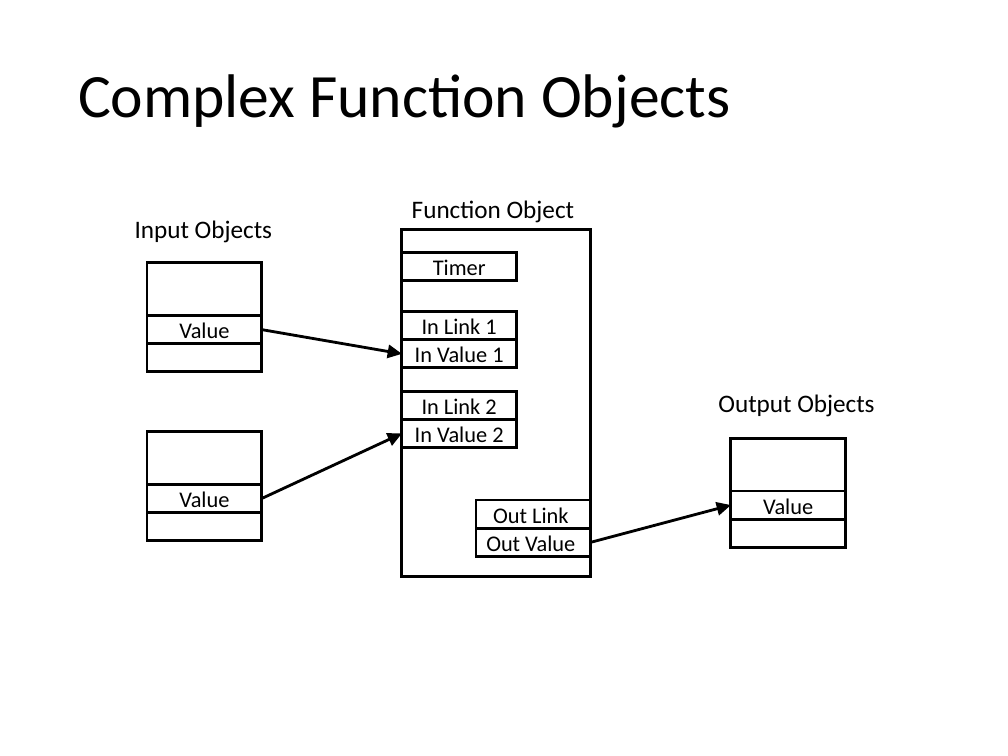
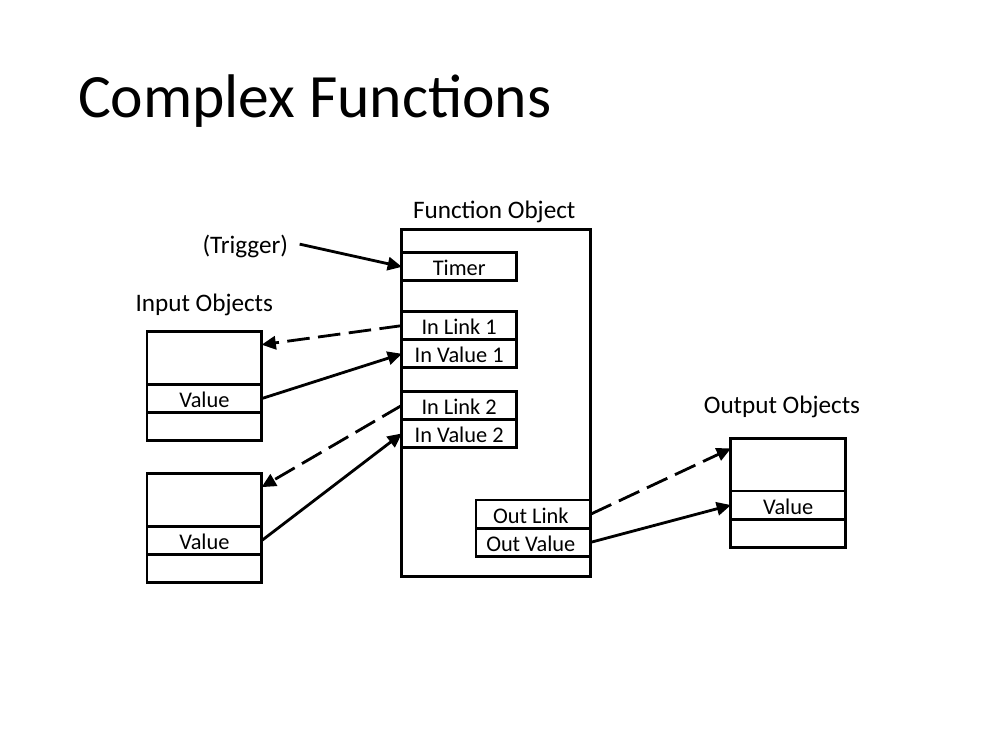
Before and after one commit to mjkoster/ObjectFlow, a slide deck: slide 7 of Documents/ObjectFlow.pptx. Drawn at 1008x756 pixels with LibreOffice and Linux fonts; fonts in the diff are those of the drawing. Boxes give left, top, right and bottom in pixels: in the first picture for what was removed or moved away, otherwise in the second. Text is boxed around its words. In the diff, an @@ line names an element or a change of style, - is before the commit and + after.

```diff
--- a/Documents/ObjectFlow.pptx
+++ b/Documents/ObjectFlow.pptx
@@ title at box(78, 74, 551, 127): text changed @@
-Complex Function Objects
+Complex Functions
@@ text added at box(203, 234, 289, 258), 18 pt, text #000000 @@
+(Trigger)
@@ arrow added from (299, 244) to (402, 267), #000000 2 pt @@
@@ alignment left to centre in 3 elements at box(413, 200, 575, 223), box(704, 395, 860, 418), box(136, 293, 273, 316) @@
@@ text "Input Objects": place and size @@
-text "Input Objects" at box(135, 220, 272, 243)
+text "Input Objects" at box(136, 293, 273, 316)
@@ arrow added from (402, 326) to (262, 345), #000000 2 pt dashed @@
@@ rectangle: place and size @@
-rectangle at box(147, 263, 262, 372)
+rectangle at box(147, 332, 262, 440)
@@ arrow moved from (262, 330) - (402, 354) to (262, 398) - (402, 354) @@
@@ rectangle "Value": place and size @@
-rectangle "Value" at box(147, 316, 262, 344)
+rectangle "Value" at box(147, 384, 262, 412)
@@ text "Output Objects": place and size @@
-text "Output Objects" at box(718, 394, 874, 417)
+text "Output Objects" at box(704, 395, 860, 418)
@@ arrow added from (402, 405) to (262, 487), #000000 2 pt dashed @@
@@ arrow moved from (262, 499) - (402, 433) to (262, 540) - (402, 433) @@
@@ arrow added from (591, 514) to (731, 449), #000000 2 pt dashed @@
@@ rectangle: place and size @@
-rectangle at box(147, 431, 262, 540)
+rectangle at box(147, 474, 262, 583)
@@ rectangle "Value": place and size @@
-rectangle "Value" at box(147, 485, 262, 513)
+rectangle "Value" at box(147, 526, 262, 554)
```
Also in this commit, not shown: 4 other slides changed, 5 other files.
